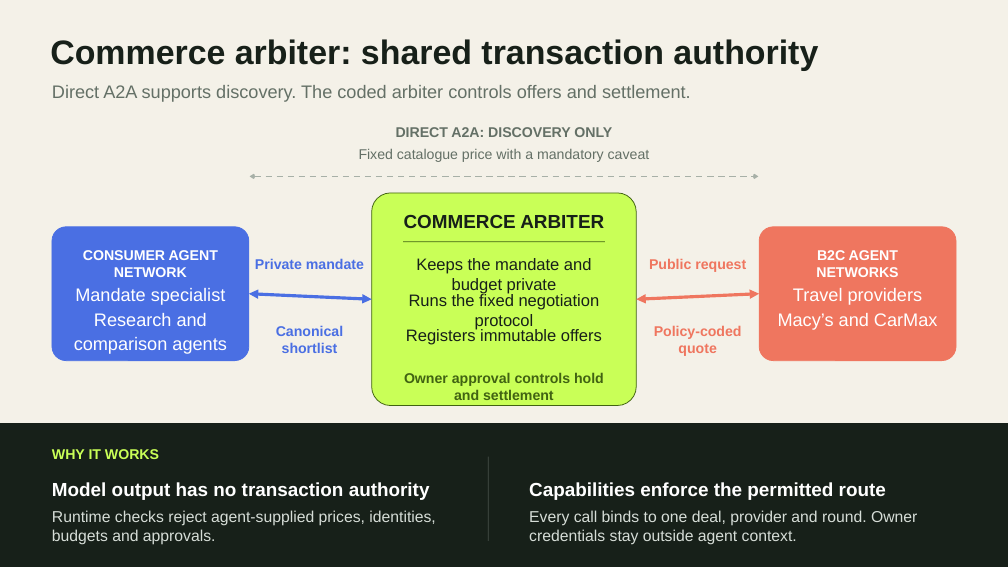
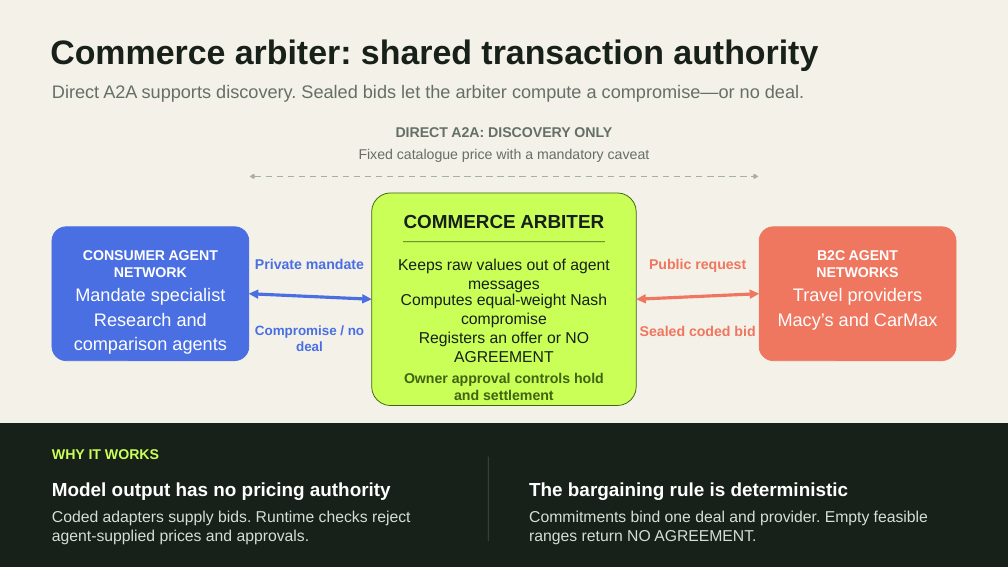
Before and after one commit to babakatwork/agent-commerce-demo, a slide deck: slide 1 of docs/assets/commerce-arbiter-overview.pptx. Drawn at 1008x567 pixels with LibreOffice and Linux fonts; fonts in the diff are those of the drawing. Boxes give left, top, right and bottom in pixels: in the first picture for what was removed or moved away, otherwise in the second. Text is boxed around its words. In the diff, an @@ line names an element or a change of style, - is before the commit and + after.

Commit message:
Add deterministic sealed-bid bargaining

```diff
--- a/docs/assets/commerce-arbiter-overview.pptx
+++ b/docs/assets/commerce-arbiter-overview.pptx
@@ text at <box>52,85,804,102</box>: text changed @@
-Direct A2A supports discovery. The coded arbiter controls offers and settlement.
+Direct A2A supports discovery. Sealed bids let the arbiter compute a compromise—or no deal.
@@ text at <box>398,258,609,293</box>: text changed; size 15.8 to 15 pt @@
-Keeps the mandate and budget private
+Keeps raw values out of agent messages
@@ text at <box>401,292,607,328</box>: text changed; size 15.8 to 15 pt @@
-Runs the fixed negotiation protocol
+Computes equal-weight Nash compromise
@@ text at <box>255,325,364,351</box>: text changed; size 13.5 to 12.8 pt @@
-Canonical shortlist
+Compromise / no deal
@@ text at <box>640,326,755,336</box>: text changed @@
-Policy-coded quote
+Sealed coded bid
@@ text at <box>419,331,589,362</box>: text changed; size 15.8 to 15 pt @@
-Registers immutable offers
+Registers an offer or NO AGREEMENT
@@ text at <box>52,482,391,500</box>: text changed @@
-Model output has no transaction authority
+Model output has no pricing authority
@@ text at <box>529,482,849,500</box>: text changed @@
-Capabilities enforce the permitted route
+The bargaining rule is deterministic
@@ text at <box>52,510,410,545</box>: text changed @@
-Runtime checks reject agent-supplied prices, identities, budgets and approvals.
+Coded adapters supply bids. Runtime checks reject agent-supplied prices and approvals.
@@ text at <box>529,510,928,545</box>: text changed @@
-Every call binds to one deal, provider and round. Owner credentials stay outside agent context.
+Commitments bind one deal and provider. Empty feasible ranges return NO AGREEMENT.
```
Also in this commit, not shown: 16 other files.
